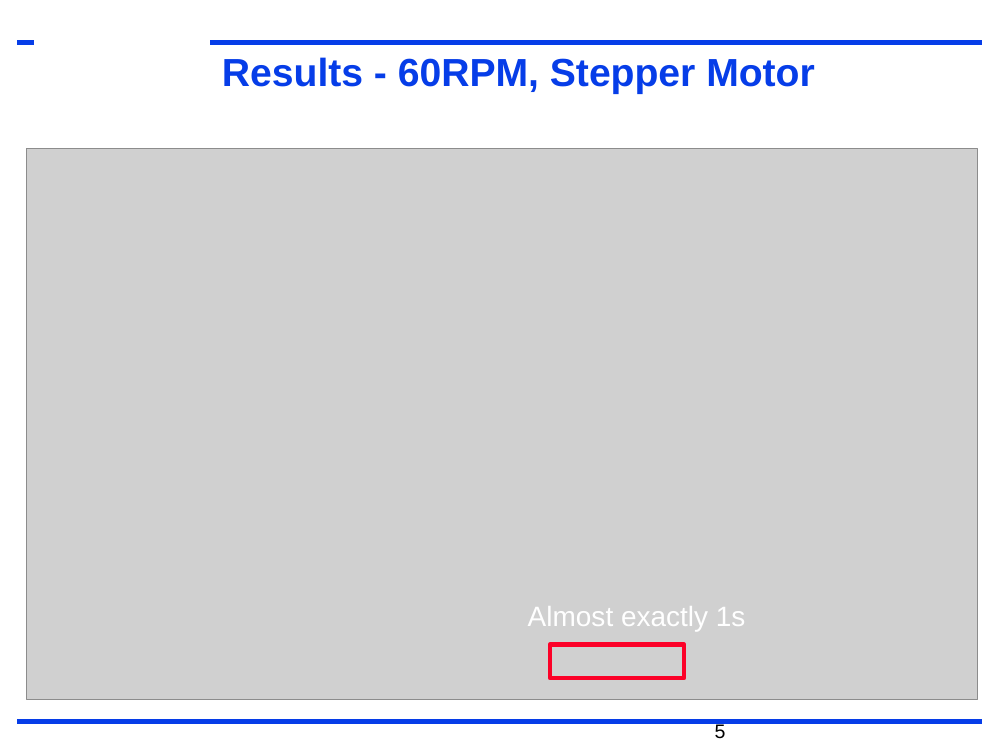
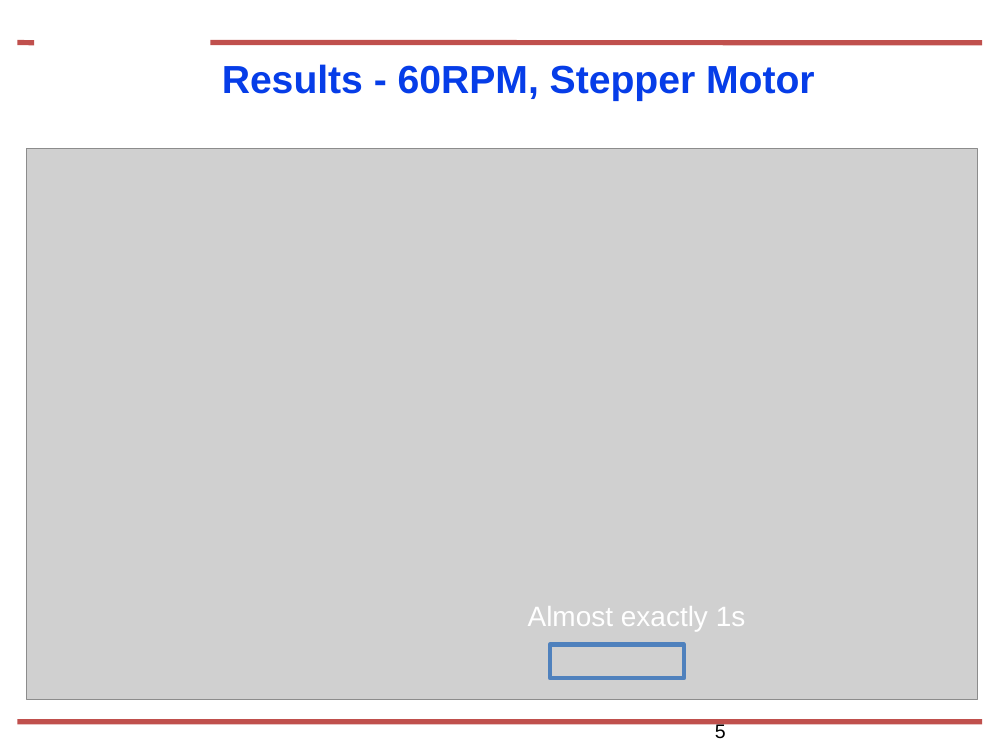
Before and after one commit to nkr2vr/ECE3430-Instructional-Material, a slide deck: slide 5 of Motor Control/MotorControlSlides.pptx. Drawn at 1008x756 pixels with LibreOffice and Linux fonts; fonts in the diff are those of the drawing; grey boxes stand for pictures; background and template pictures are left out. Boxes give left, top, right and bottom in pixels: in the first picture for what was removed or moved away, otherwise in the second. Text is boxed around its words. In the diff, an @@ line names an element or a change of style, - is before the commit and + after.

```diff
--- a/Motor Control/MotorControlSlides.pptx
+++ b/Motor Control/MotorControlSlides.pptx
@@ line removed from (17, 42) to (34, 42) @@
@@ freeform shape added at bbox=[17, 42, 34, 42], outline #C0504D 3.74 pt @@
@@ line removed from (210, 42) to (983, 42) @@
@@ freeform shape added at bbox=[210, 42, 983, 42], outline #C0504D 3.74 pt @@
@@ text "Results - 60RPM, Stepper Motor" at bbox=[222, 64, 815, 101]: line spacing 0.85 to 1 @@
@@ rectangle at bbox=[550, 645, 684, 679]: outline #FC0128 3 pt to #4F81BD 3 pt @@
@@ line removed from (17, 722) to (983, 722) @@
@@ freeform shape added at bbox=[17, 722, 982, 722], outline #C0504D 3.74 pt @@
```
Also in this commit, not shown: 18 other slides changed.
